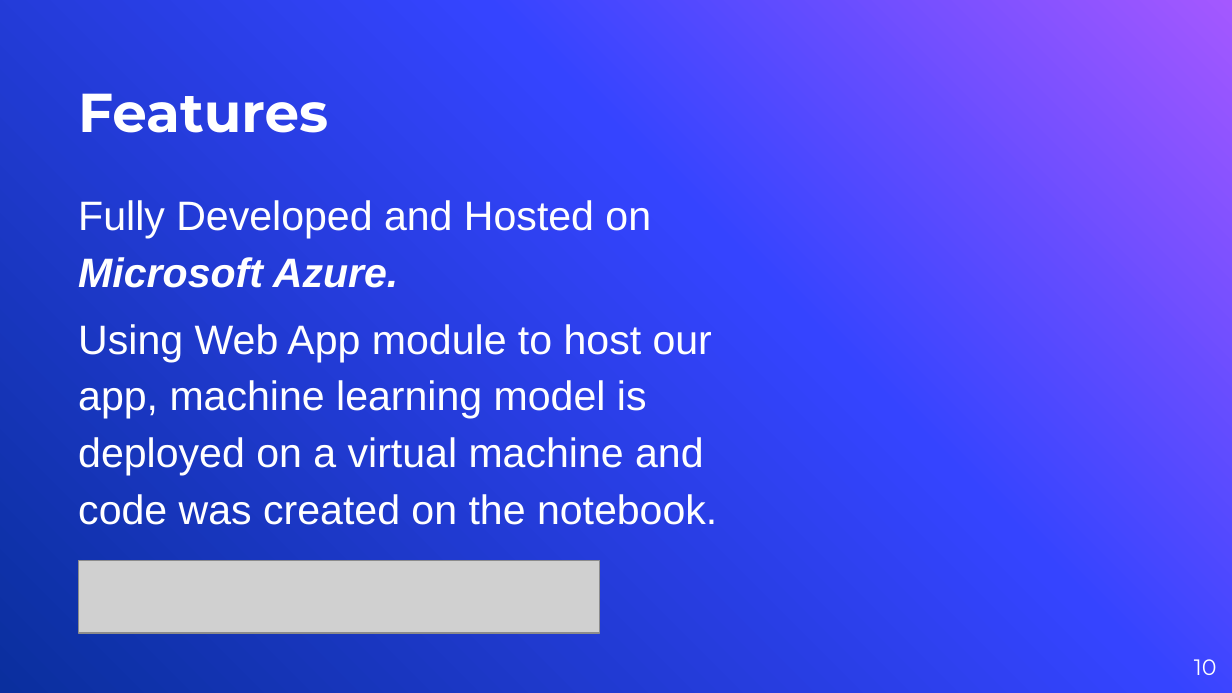
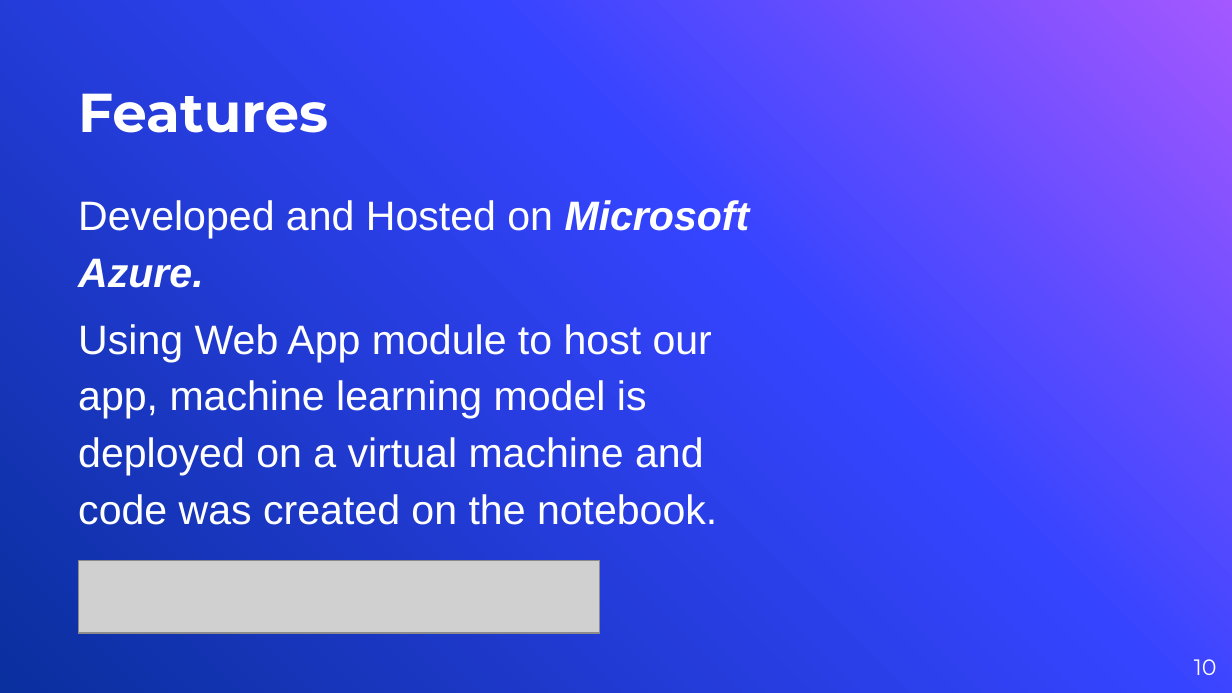
Before and after one commit to aniket-chowdhury/LNMHacks4-Submissions, a slide deck: slide 10 of Pandas.pptx. Drawn at 1232x693 pixels with LibreOffice and Linux fonts; fonts in the diff are those of the drawing; grey boxes stand for pictures; background and template pictures are left out. Boxes give left, top, right and bottom in pixels: in the first picture for what was removed or moved away, otherwise in the second. Text is boxed around its words. In the diff, an @@ line names an element or a change of style, - is before the commit and + after.

Commit message:
ppt updated

```diff
--- a/Pandas.pptx
+++ b/Pandas.pptx
@@ text at bbox=[78, 200, 750, 288]: text changed @@
-Fully Developed and Hosted on Microsoft Azure.
+Developed and Hosted on Microsoft Azure.
```
